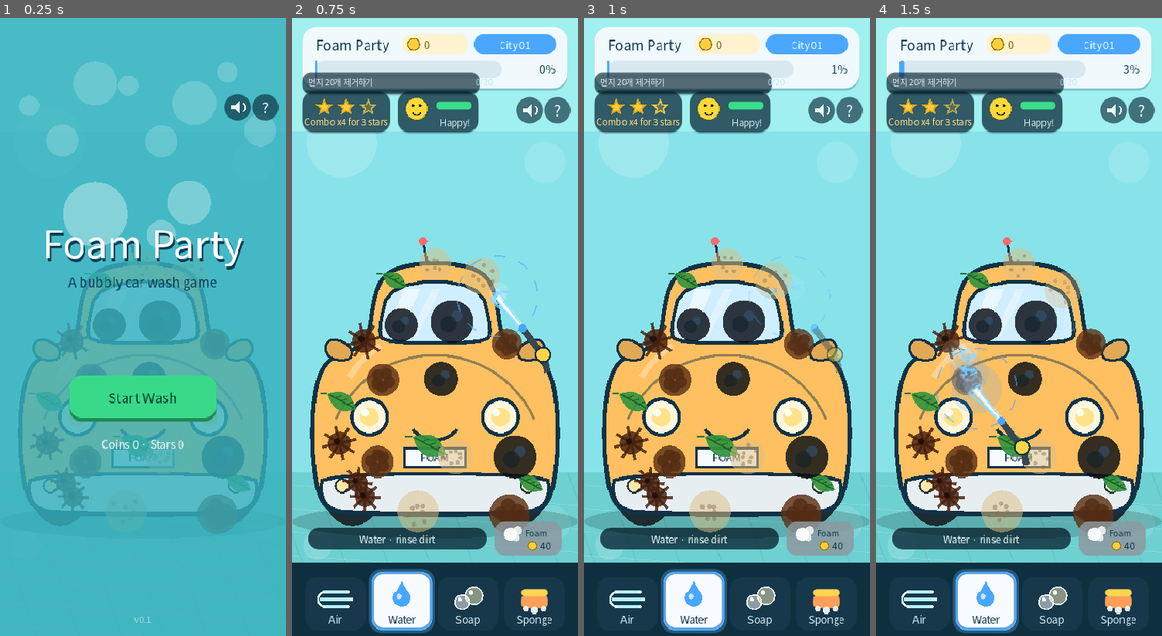
Above: before the commit, frames 1-4 (left to right).
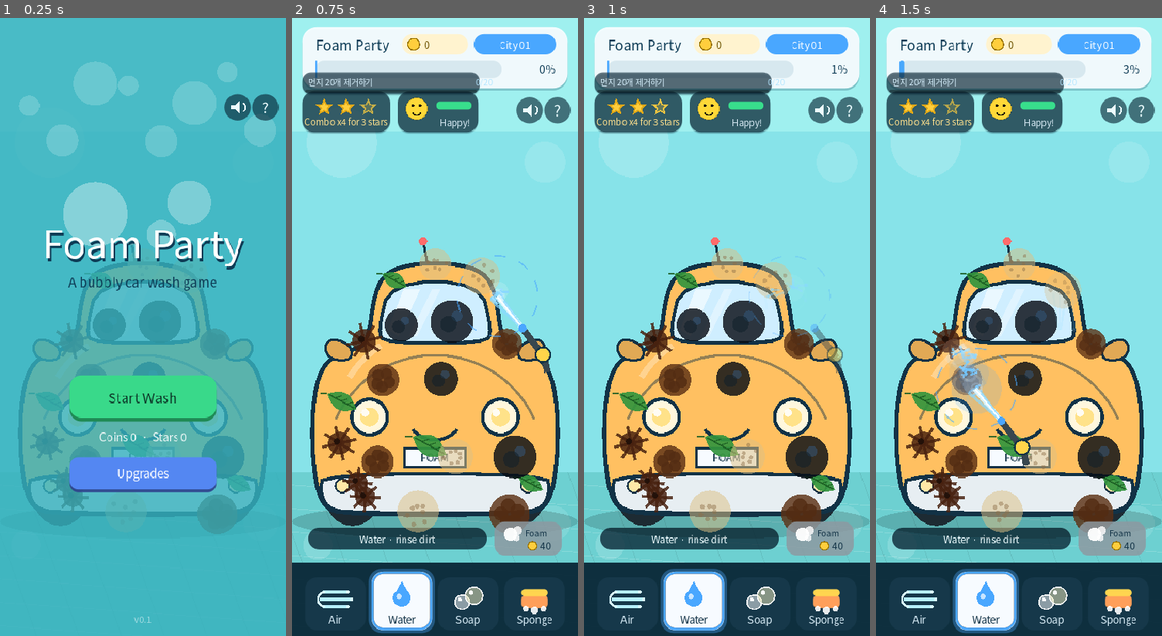
Above: after the commit, the same moments.

Repository: seorilabs/foam-party
Game: Godot game, scene res://scenes/main.tscn
The game is run twice, just before and just after one commit, with the same random seed, the same clock (stepped at 60 frames per second) and the same inputs.
Inputs (mouse positions are in pixels of both pictures, inside the frame that each line leads up to):
- Up to frame 1 (0.25 s): no input
- Up to frame 2 (0.75 s): tap Enter at 0.5, 0.6 s; move the mouse to (497, 296) at 0.52 s; click (497, 296) at 0.67 s
- Up to frame 3 (1 s): tap Space at 0.77 s
- Up to frame 4 (1.5 s): drag from (961, 357) to (1004, 450) at 1.27 s

The runs differ from the first frame. In frame 1, 3.2% of the frame differs, in the area x 24-76%, y 67-77%; in frame 2, nothing differs; in frame 3, nothing differs; in frame 4, nothing differs.

Commit message:
코인으로 구매하는 영구 업그레이드 상점 추가
Water Power / Soap Power / Sponge Power 3종 업그레이드를 추가한다.
각 업그레이드는 3단계(80→160→280 코인)이며 최대 2.0배 세정 배율을 제공한다.
타이틀 화면에 Upgrades 버튼을 추가하고 업그레이드 패널에서 구매할 수 있다.
업그레이드 상태는 ConfigFile에 저장되어 앱 재시작 후에도 유지된다.

Diff:
--- a/godot/scripts/main.gd
+++ b/godot/scripts/main.gd
@@ -23,6 +23,12 @@
 const SAVE_PATH := "user://foam_party_save.cfg"
 const DAILY_SAVE_PATH := "user://foam_party_daily.cfg"
 const BOMB_COST := 40
+const UPGRADE_COSTS := [[80, 160, 280], [80, 160, 280], [80, 160, 280]]
+const UPGRADE_MULTS := [1.0, 1.3, 1.6, 2.0]
+const UPGRADE_KEYS := ["water", "soap", "sponge"]
+const UPGRADE_NAMES := ["Water Power", "Soap Power", "Sponge Power"]
+const UPGRADE_DESCS := ["Scrubs mud & dust faster", "Loosens stains faster", "Wipes faster"]
+const UPGRADE_MAX_LEVEL := 3
 const STATE_TITLE := "title"
 const STATE_PLAYING := "playing"
 const GAMEPLAY_SCALE := 1.16
@@ -192,6 +198,10 @@
 var daily_mission_date := ""
 var _daily_mission_pop_time := -10.0
 var _daily_progress_dirty := false
+var upgrade_water := 0
+var upgrade_soap := 0
+var upgrade_sponge := 0
+var show_upgrade_panel := false
 var _main_save_dirty := false
 var _daily_save_timer: Timer = null
 
@@ -280,6 +290,9 @@
 		total_stars = max(0, int(config.get_value("game", "total_stars", 0)))
 		sound_enabled = bool(config.get_value("settings", "sound", true))
 		tutorial_seen = bool(config.get_value("settings", "tutorial_seen", false))
+		upgrade_water = clampi(int(config.get_value("upgrades", "water", 0)), 0, UPGRADE_MAX_LEVEL)
+		upgrade_soap = clampi(int(config.get_value("upgrades", "soap", 0)), 0, UPGRADE_MAX_LEVEL)
+		upgrade_sponge = clampi(int(config.get_value("upgrades", "sponge", 0)), 0, UPGRADE_MAX_LEVEL)
 		var stored_best: Variant = config.get_value("game", "best_times", {})
 		if stored_best is Dictionary:
 			best_times = {}
@@ -342,6 +355,9 @@
 	config.set_value("settings", "tutorial_seen", tutorial_seen)
 	config.set_value("game", "best_times", best_times)
 	config.set_value("daily", "claimed_date", daily_mission_date if daily_mission_claimed else "")
+	config.set_value("upgrades", "water", upgrade_water)
+	config.set_value("upgrades", "soap", upgrade_soap)
+	config.set_value("upgrades", "sponge", upgrade_sponge)
 	return config.save(SAVE_PATH)
 
 
@@ -1150,6 +1166,8 @@
 	_draw_gleam()
 	if game_state == STATE_TITLE:
 		_draw_title_screen()
+		if show_upgrade_panel:
+			_draw_upgrade_panel()
 	else:
 		_draw_wash_trail()
 		_draw_tool_cursor()
@@ -1514,8 +1532,15 @@
 		return true
 
 	if game_state == STATE_TITLE:
+		if show_upgrade_panel:
+			_handle_upgrade_panel_tap(point)
+			return true
 		if _get_start_rect().has_point(point):
 			start_game()
+			_play_ui_select()
+		elif _get_upgrade_btn_rect().has_point(point):
+			show_upgrade_panel = true
+			queue_redraw()
 			_play_ui_select()
 		elif _get_sound_rect().has_point(point):
 			_toggle_sound()
@@ -1835,53 +1860,56 @@
 
 
 func _apply_water_to_patch(patch: DirtPatch, delta: float, proximity: float) -> void:
+	var wr := CLEAN_DAMAGE_RATE * _upgrade_mult("water")
 	patch.wetness = min(1.0, patch.wetness + delta * proximity * 1.85)
 	patch.runoff = min(1.0, patch.runoff + delta * proximity * 0.8)
 
 	if patch.kind == "mud":
 		patch.state = STATE_RUNOFF if patch.wetness > 0.3 else STATE_WET
 		patch.looseness = min(1.0, patch.looseness + delta * proximity * 1.1)
-		patch.health -= 2.25 * proximity * delta * CLEAN_DAMAGE_RATE
+		patch.health -= 2.25 * proximity * delta * wr
 	elif patch.kind == "dust":
 		patch.state = STATE_RUNOFF
 		patch.looseness = min(1.0, patch.looseness + delta * proximity * 1.0)
-		patch.health -= 1.85 * proximity * delta * CLEAN_DAMAGE_RATE
+		patch.health -= 1.85 * proximity * delta * wr
 	elif patch.kind == "leaf":
 		patch.state = STATE_WET
 		patch.velocity += Vector2(12.0, 36.0) * delta * proximity
-		patch.health -= 0.25 * proximity * delta * CLEAN_DAMAGE_RATE
+		patch.health -= 0.25 * proximity * delta * wr
 	elif patch.kind == "oil" or patch.kind == "bug":
 		var rinse_power: float = patch.soap * (0.75 + patch.looseness)
 		if rinse_power > 0.25:
 			patch.state = STATE_RUNOFF
-			patch.health -= rinse_power * 1.75 * proximity * delta * CLEAN_DAMAGE_RATE
+			patch.health -= rinse_power * 1.75 * proximity * delta * wr
 			patch.looseness = min(1.0, patch.looseness + delta * proximity * 0.55)
 			patch.soap = max(0.0, patch.soap - delta * proximity * 0.45)
 		else:
 			patch.state = STATE_WET
-			patch.health -= 0.08 * proximity * delta * CLEAN_DAMAGE_RATE
+			patch.health -= 0.08 * proximity * delta * wr
 			patch.soap = max(0.0, patch.soap - delta * proximity * 0.12)
 	else:
 		patch.state = STATE_WET
-		patch.health -= 0.45 * proximity * delta * CLEAN_DAMAGE_RATE
+		patch.health -= 0.45 * proximity * delta * wr
 
 
 func _apply_soap_to_patch(patch: DirtPatch, delta: float, proximity: float) -> void:
+	var sr := CLEAN_DAMAGE_RATE * _upgrade_mult("soap")
 	if patch.kind == "oil" or patch.kind == "bug":
 		patch.soap = min(1.0, patch.soap + delta * proximity * 1.65)
 		patch.looseness = min(1.0, patch.looseness + delta * proximity * 0.95)
 		patch.state = STATE_LOOSENED if patch.looseness > 0.65 else STATE_SOAPED
-		patch.health -= 0.05 * proximity * delta * CLEAN_DAMAGE_RATE
+		patch.health -= 0.05 * proximity * delta * sr
 	elif patch.kind == "mud":
 		patch.soap = min(1.0, patch.soap + delta * proximity * 0.85)
 		patch.looseness = min(1.0, patch.looseness + delta * proximity * 0.42)
 		patch.state = STATE_SOAPED
-		patch.health -= 0.12 * proximity * delta * CLEAN_DAMAGE_RATE
+		patch.health -= 0.12 * proximity * delta * sr
 	else:
 		patch.soap = min(0.45, patch.soap + delta * proximity * 0.25)
 
 
 func _apply_sponge_to_patch(patch: DirtPatch, delta: float, source_point: Vector2, proximity: float) -> void:
+	var spr := CLEAN_DAMAGE_RATE * _upgrade_mult("sponge")
 	var push := _push_direction(patch, source_point)
 	patch.drift += push * delta * proximity * 3.0
 	patch.drift = patch.drift.limit_length(7.0)
@@ -1890,20 +1918,20 @@
 		if patch.soap > 0.25 or patch.looseness > 0.35:
 			patch.state = STATE_LOOSENED
 			patch.looseness = min(1.0, patch.looseness + delta * proximity * 1.2)
-			patch.health -= (1.15 + patch.soap) * proximity * delta * CLEAN_DAMAGE_RATE
+			patch.health -= (1.15 + patch.soap) * proximity * delta * spr
 			patch.soap = max(0.0, patch.soap - delta * proximity * 0.22)
 		else:
-			patch.health -= 0.12 * proximity * delta * CLEAN_DAMAGE_RATE
+			patch.health -= 0.12 * proximity * delta * spr
 	elif patch.kind == "mud":
 		if patch.wetness > 0.2 or patch.soap > 0.15:
 			patch.state = STATE_LOOSENED
-			patch.health -= 1.15 * proximity * delta * CLEAN_DAMAGE_RATE
+			patch.health -= 1.15 * proximity * delta * spr
 		else:
-			patch.health -= 0.35 * proximity * delta * CLEAN_DAMAGE_RATE
+			patch.health -= 0.35 * proximity * delta * spr
 	elif patch.kind == "dust":
-		patch.health -= 0.45 * proximity * delta * CLEAN_DAMAGE_RATE
+		patch.health -= 0.45 * proximity * delta * spr
 	elif patch.kind == "leaf":
-		patch.health -= 0.2 * proximity * delta * CLEAN_DAMAGE_RATE
+		patch.health -= 0.2 * proximity * delta * spr
 
 
 func _update_dirt_motion(delta: float) -> void:
@@ -3123,7 +3151,11 @@
 		start_label = "Continue · %s %02d" % [car_type_labels[car_type], level_index]
 	draw_string(font, Vector2(start_rect.position.x, start_rect.position.y + 38.0), start_label, HORIZONTAL_ALIGNMENT_CENTER, start_rect.size.x, 19, Color("#0d3b2a"))
 
-	draw_string(font, Vector2(0.0, 588.0), "Coins %d · Stars %d" % [coins, total_stars], HORIZONTAL_ALIGNMENT_CENTER, DESIGN_SIZE.x, 15, Color(1.0, 1.0, 1.0, 0.9))
+	draw_string(font, Vector2(0.0, 578.0), "Coins %d  ·  Stars %d" % [coins, total_stars], HORIZONTAL_ALIGNMENT_CENTER, DESIGN_SIZE.x, 15, Color(1.0, 1.0, 1.0, 0.9))
+	var upg_rect := _get_upgrade_btn_rect()
+	draw_style_box(_style("upg_shadow", Color(0.18, 0.25, 0.55, 0.9), 12.0), Rect2(upg_rect.position + Vector2(0.0, 4.0), upg_rect.size))
+	draw_style_box(_style("upg_btn", Color(0.33, 0.53, 0.95, 1.0), 12.0), upg_rect)
+	draw_string(font, Vector2(upg_rect.position.x, upg_rect.position.y + 28.0), "Upgrades", HORIZONTAL_ALIGNMENT_CENTER, upg_rect.size.x, 16, Color(1.0, 1.0, 1.0, 0.96))
 	var version_y := minf(826.0, DESIGN_SIZE.y - _safe_area_design_insets().w - 12.0)
 	draw_string(font, Vector2(0.0, version_y), "v0.1", HORIZONTAL_ALIGNMENT_CENTER, DESIGN_SIZE.x, 12, Color(1.0, 1.0, 1.0, 0.5))
 
@@ -3719,3 +3751,100 @@
 
 func _get_bomb_rect() -> Rect2:
 	return Rect2(276.0, minf(688.0, _tool_button_y() - 58.0), 92.0, 46.0)
+
+
+func _get_upgrade_btn_rect() -> Rect2:
+	return Rect2(95.0, 600.0, 200.0, 44.0)
+
+
+func _upgrade_mult(key: String) -> float:
+	var lvl := 0
+	if key == "water":
+		lvl = upgrade_water
+	elif key == "soap":
+		lvl = upgrade_soap
+	else:
+		lvl = upgrade_sponge
+	return UPGRADE_MULTS[clampi(lvl, 0, UPGRADE_MAX_LEVEL)]
+
+
+func _handle_upgrade_panel_tap(point: Vector2) -> void:
+	var panel := Rect2(20.0, 100.0, 350.0, 520.0)
+	var close_rect := Rect2(panel.position.x + panel.size.x - 48.0, panel.position.y + 10.0, 38.0, 38.0)
+	if close_rect.has_point(point):
+		show_upgrade_panel = false
+		queue_redraw()
+		_play_ui_select()
+		return
+	for idx in range(UPGRADE_KEYS.size()):
+		var row_y := panel.position.y + 130.0 + float(idx) * 118.0
+		var buy_rect := Rect2(panel.position.x + panel.size.x - 110.0, row_y + 32.0, 88.0, 38.0)
+		if buy_rect.has_point(point):
+			_try_buy_upgrade(idx)
+			return
+
+
+func _try_buy_upgrade(idx: int) -> void:
+	var lvl := upgrade_water if idx == 0 else (upgrade_soap if idx == 1 else upgrade_sponge)
+	if lvl >= UPGRADE_MAX_LEVEL:
+		return
+	var cost: int = UPGRADE_COSTS[idx][lvl]
+	if coins < cost:
+		return
+	coins -= cost
+	if idx == 0:
+		upgrade_water += 1
+	elif idx == 1:
+		upgrade_soap += 1
+	else:
+		upgrade_sponge += 1
+	_save_progress()
+	_play_ui_select()
+	queue_redraw()
+
+
+func _draw_upgrade_panel() -> void:
+	var font: Font = _font()
+	draw_rect(Rect2(Vector2.ZERO, DESIGN_SIZE), Color(0.02, 0.05, 0.18, 0.72))
+	var panel := Rect2(20.0, 100.0, 350.0, 520.0)
+	draw_style_box(_style("upg_panel_shadow", Color(0.02, 0.06, 0.22, 0.5), 22.0), Rect2(panel.position + Vector2(0.0, 6.0), panel.size))
+	draw_style_box(_style("upg_panel", Color("#f0f6ff"), 22.0), panel)
+
+	draw_string(font, Vector2(panel.position.x, panel.position.y + 50.0), "Upgrade Shop", HORIZONTAL_ALIGNMENT_CENTER, panel.size.x, 22, Color("#0d2a50"))
+	draw_string(font, Vector2(panel.position.x, panel.position.y + 74.0), "Coins: %d" % coins, HORIZONTAL_ALIGNMENT_CENTER, panel.size.x, 14, Color("#3a7fc1"))
+
+	var close_rect := Rect2(panel.position.x + panel.size.x - 48.0, panel.position.y + 10.0, 38.0, 38.0)
+	draw_style_box(_style("upg_close_bg", Color("#e0e9f5"), 10.0), close_rect)
+	draw_string(font, Vector2(close_rect.position.x, close_rect.position.y + 26.0), "X", HORIZONTAL_ALIGNMENT_CENTER, close_rect.size.x, 18, Color("#0d2a50"))
+
+	var tool_col := [Color("#49a7ff"), Color("#f8f4a6"), Color("#ff9f5a")]
+	var upgrade_lvls := [upgrade_water, upgrade_soap, upgrade_sponge]
+
+	for idx in range(UPGRADE_KEYS.size()):
+		var lvl: int = upgrade_lvls[idx]
+		var row_y := panel.position.y + 110.0 + float(idx) * 118.0
+		var row_rect := Rect2(panel.position.x + 14.0, row_y, panel.size.x - 28.0, 106.0)
+		draw_style_box(_style("upg_row_%d" % idx, Color("#ddeaf8"), 14.0), row_rect)
+
+		draw_circle(Vector2(panel.position.x + 48.0, row_y + 53.0), 22.0, tool_col[idx])
+		draw_string(font, Vector2(panel.position.x + 80.0, row_y + 28.0), UPGRADE_NAMES[idx], HORIZONTAL_ALIGNMENT_LEFT, 200.0, 16, Color("#0d2a50"))
+		draw_string(font, Vector2(panel.position.x + 80.0, row_y + 50.0), UPGRADE_DESCS[idx], HORIZONTAL_ALIGNMENT_LEFT, 190.0, 12, Color("#2c6b78"))
+
+		for dot_idx in range(UPGRADE_MAX_LEVEL):
+			var dot_x := panel.position.x + 80.0 + float(dot_idx) * 22.0
+			var dot_y := row_y + 72.0
+			if dot_idx < lvl:
+				draw_circle(Vector2(dot_x, dot_y), 7.0, Color("#3a9ef0"))
+			else:
+				draw_circle(Vector2(dot_x, dot_y), 7.0, Color("#b8cfe0"))
+
+		var buy_rect := Rect2(panel.position.x + panel.size.x - 124.0, row_y + 32.0, 100.0, 38.0)
+		if lvl >= UPGRADE_MAX_LEVEL:
+			draw_style_box(_style("upg_max_bg", Color("#b8cfe0"), 10.0), buy_rect)
+			draw_string(font, Vector2(buy_rect.position.x, buy_rect.position.y + 26.0), "MAX", HORIZONTAL_ALIGNMENT_CENTER, buy_rect.size.x, 15, Color("#6a8aaa"))
+		else:
+			var cost: int = UPGRADE_COSTS[idx][lvl]
+			var affordable: bool = coins >= cost
+			var btn_col := Color("#39d98a") if affordable else Color("#8fc4b4")
+			draw_style_box(_style("upg_buy_%d" % idx, btn_col, 10.0), buy_rect)
+			draw_string(font, Vector2(buy_rect.position.x, buy_rect.position.y + 26.0), "%d coins" % cost, HORIZONTAL_ALIGNMENT_CENTER, buy_rect.size.x, 14, Color("#0d2a3b") if affordable else Color("#4a7a6a"))
